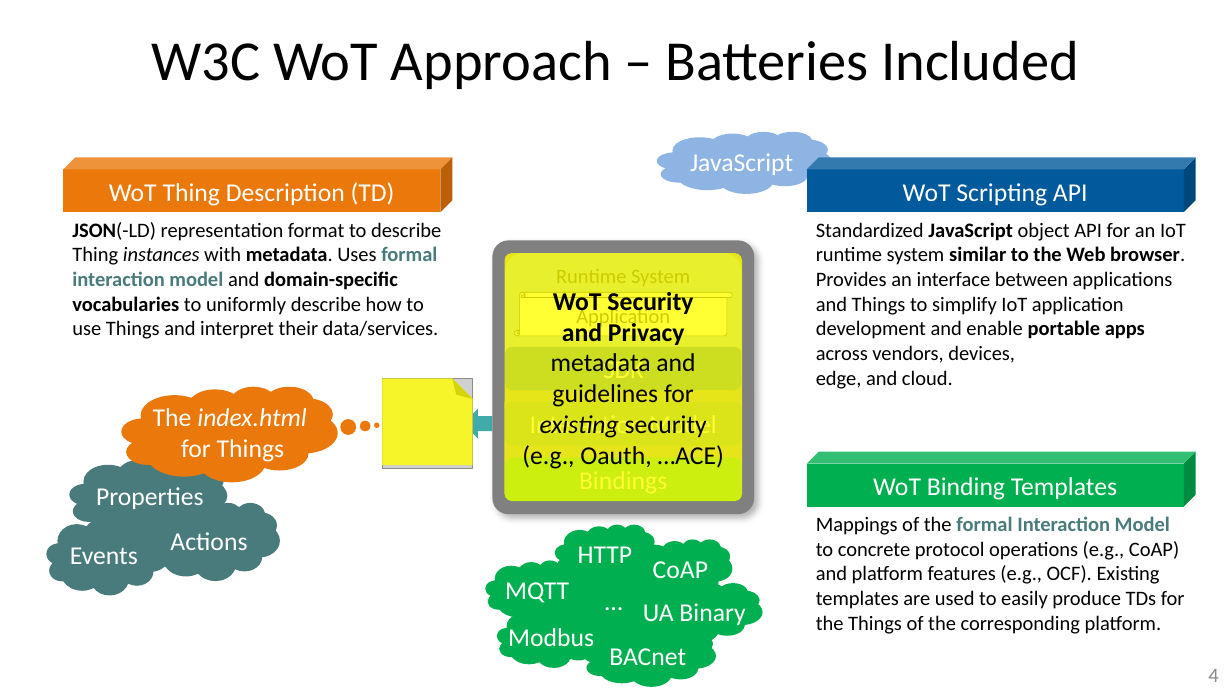
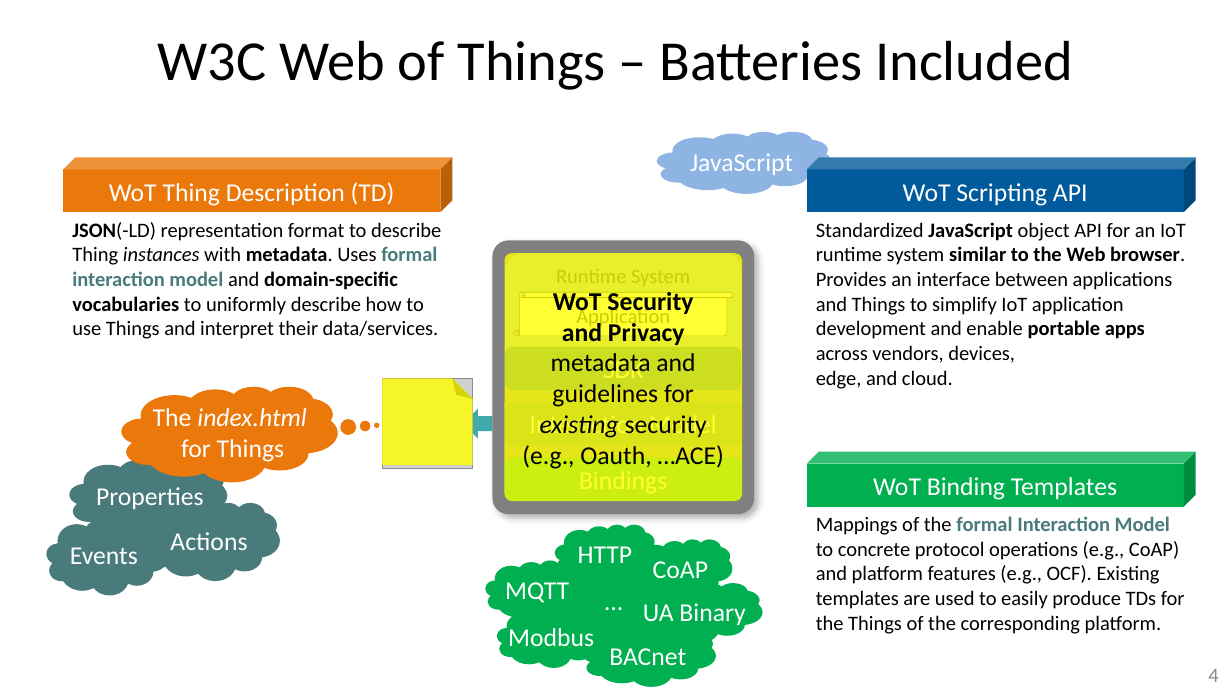
Before and after one commit to t2trg/2018-ietf102, a slide deck: slide 4 of slides/13_T2TRG_IETF102_W3C-WoT-Update.pptx. Drawn at 1232x693 pixels with LibreOffice and Linux fonts; fonts in the diff are those of the drawing; grey boxes stand for pictures. Boxes give left, top, right and bottom in pixels: in the first picture for what was removed or moved away, otherwise in the second. Text is boxed around its words. In the diff, an @@ line names an element or a change of style, - is before the commit and + after.

Commit message:
WoT slides update

```diff
--- a/slides/13_T2TRG_IETF102_W3C-WoT-Update.pptx
+++ b/slides/13_T2TRG_IETF102_W3C-WoT-Update.pptx
@@ title at <box>158,40,1073,90</box>: text changed @@
-W3C WoT Approach – Batteries Included
+W3C Web of Things – Batteries Included
```
